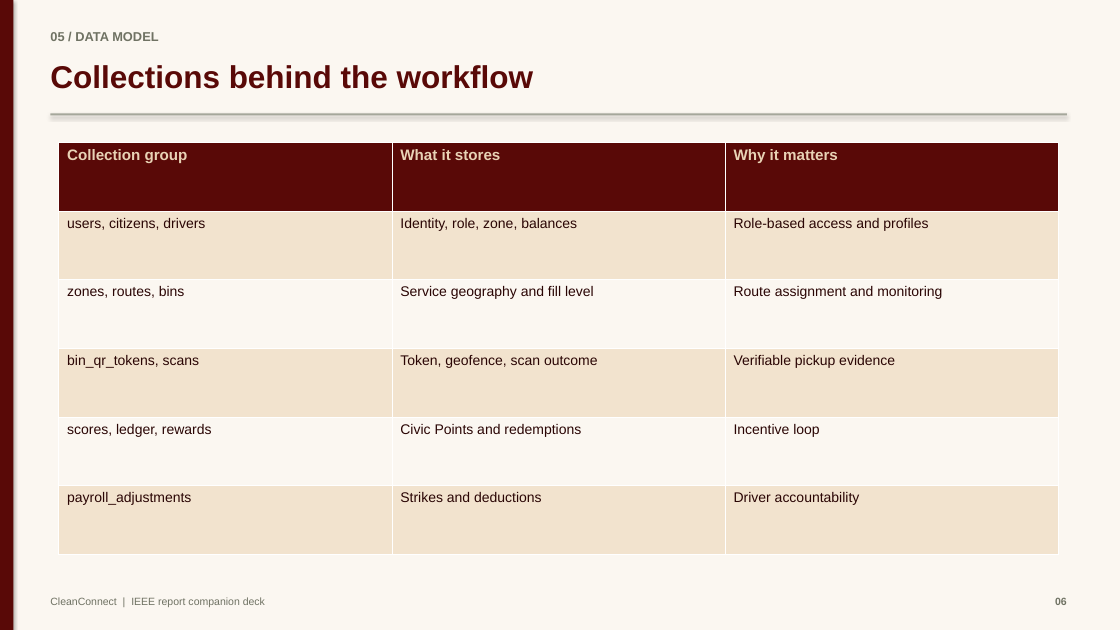
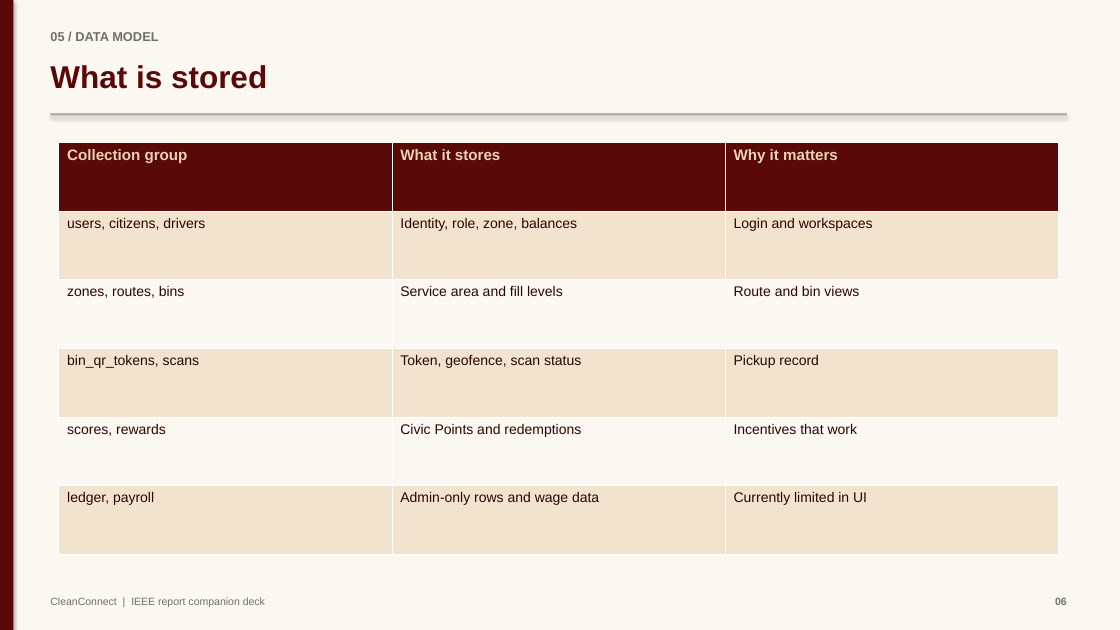
Before and after one commit to mayankjain1815-commits/CleanConnect, a slide deck: slide 6 of docs/presentation/CleanConnect_Presentation.pptx. Drawn at 1120x630 pixels with LibreOffice and Linux fonts; fonts in the diff are those of the drawing. Boxes give left, top, right and bottom in pixels: in the first picture for what was removed or moved away, otherwise in the second. Text is boxed around its words. In the diff, an @@ line names an element or a change of style, - is before the commit and + after.

```diff
--- a/docs/presentation/CleanConnect_Presentation.pptx
+++ b/docs/presentation/CleanConnect_Presentation.pptx
@@ text at [50,65,267,89]: text changed @@
-Collections behind the workflow
+What is stored
@@ table at [59,143,1060,555] @@
-row 2, column 3: Role-based access and profiles
+row 2, column 3: Login and workspaces
-row 3, column 2: Service geography and fill level
+row 3, column 2: Service area and fill levels
-row 3, column 3: Route assignment and monitoring
+row 3, column 3: Route and bin views
-row 4, column 2: Token, geofence, scan outcome
+row 4, column 2: Token, geofence, scan status
-row 4, column 3: Verifiable pickup evidence
+row 4, column 3: Pickup record
-row 5, column 1: scores, ledger, rewards
+row 5, column 1: scores, rewards
-row 5, column 3: Incentive loop
+row 5, column 3: Incentives that work
-row 6: payroll_adjustments | Strikes and deductions | Driver accountability
+row 6: ledger, payroll | Admin-only rows and wage data | Currently limited in UI
```
Also in this commit, not shown: 13 other slides changed, 11 other files.
